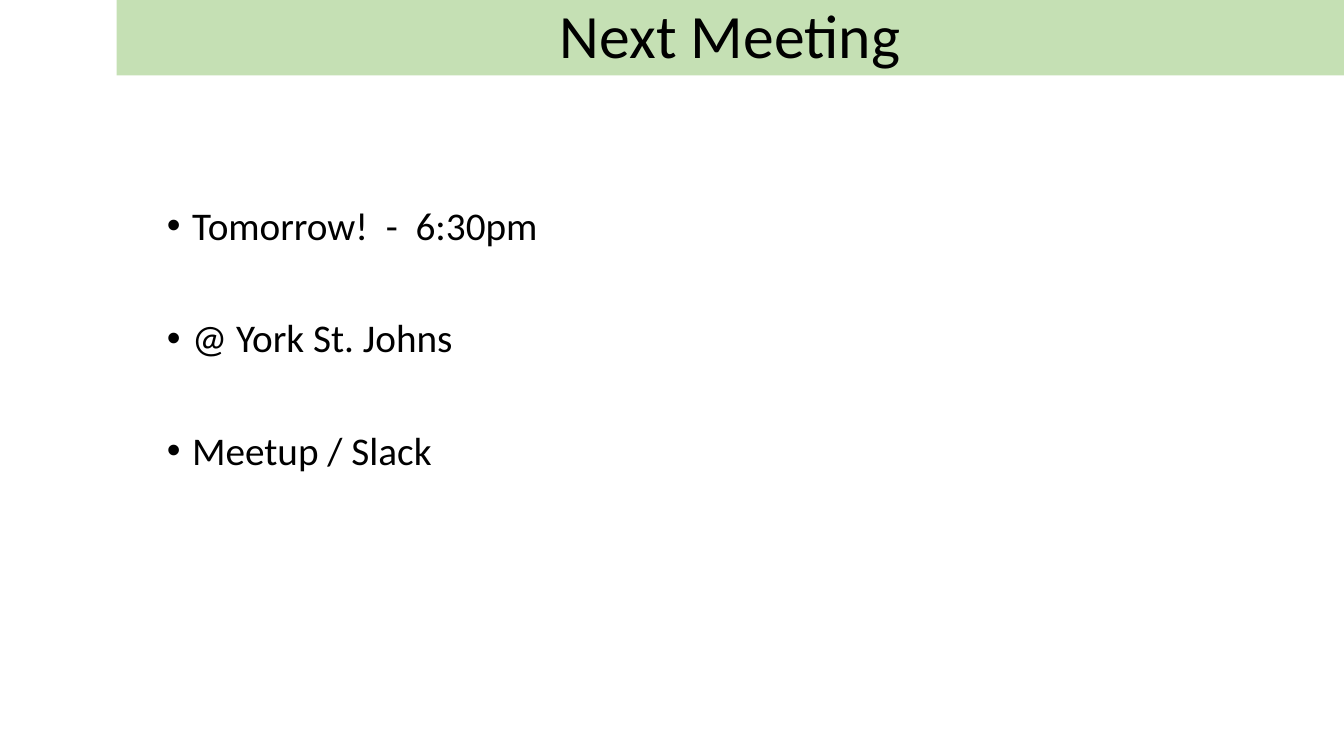
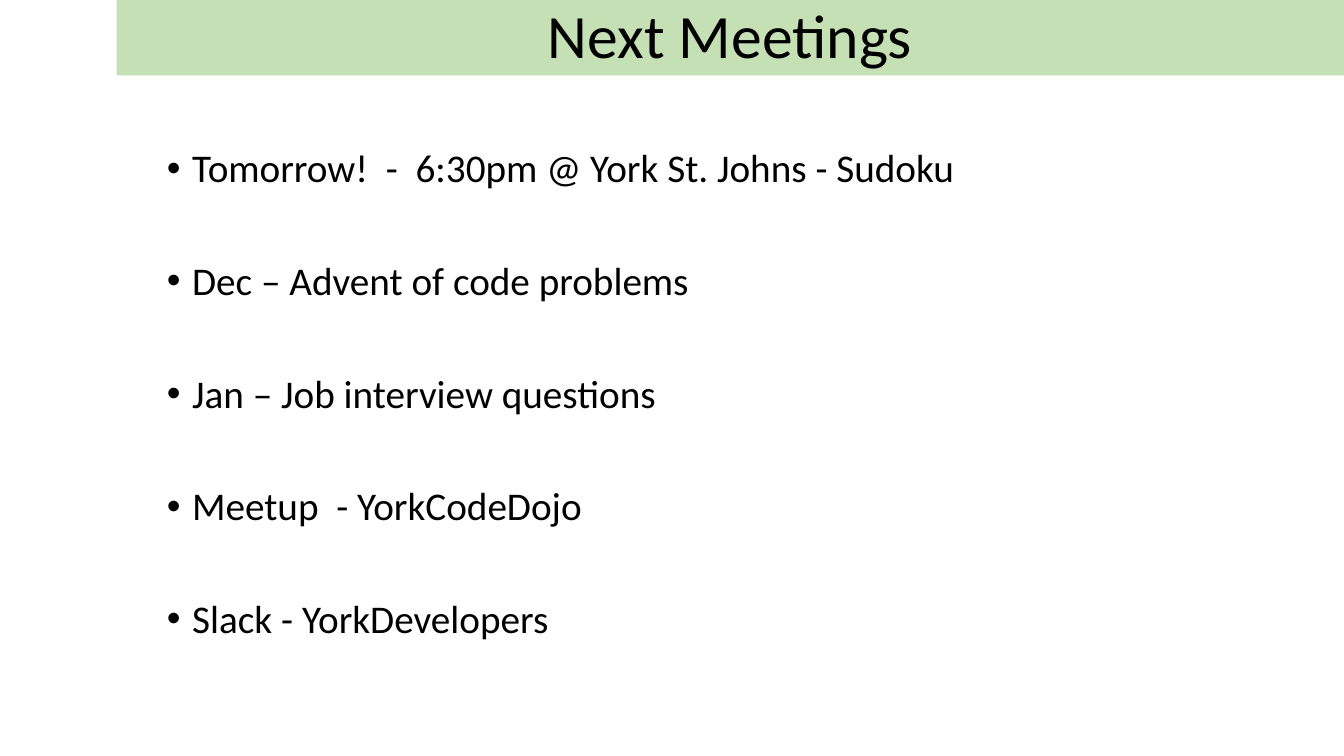
Before and after one commit to YorkCodeDojo/YorkTechFest2018, a slide deck: slide 7 of York Code Dojo - Tech Fest 2018.pptx (slide 6 before the commit). Drawn at 1344x756 pixels with LibreOffice and Linux fonts; fonts in the diff are those of the drawing; background and template pictures are left out. Boxes give left, top, right and bottom in pixels: in the first picture for what was removed or moved away, otherwise in the second. Text is boxed around its words. In the diff, an @@ line names an element or a change of style, - is before the commit and + after.

```diff
--- a/York Code Dojo - Tech Fest 2018.pptx
+++ b/York Code Dojo - Tech Fest 2018.pptx
@@ title at box(548, 15, 912, 69): text changed @@
-Next Meeting
+Next Meetings
@@ text at box(192, 154, 954, 640): text changed @@
-• Tomorrow! - 6:30pm
-• @ York St. Johns
-• Meetup / Slack
+• Tomorrow! - 6:30pm @ York St. Johns - Sudoku
+• Dec – Advent of code problems
+• Jan – Job interview questions
+• Meetup - YorkCodeDojo
+• Slack - YorkDevelopers
```
Also in this commit, not shown: 1 slide added, 8 other files.
